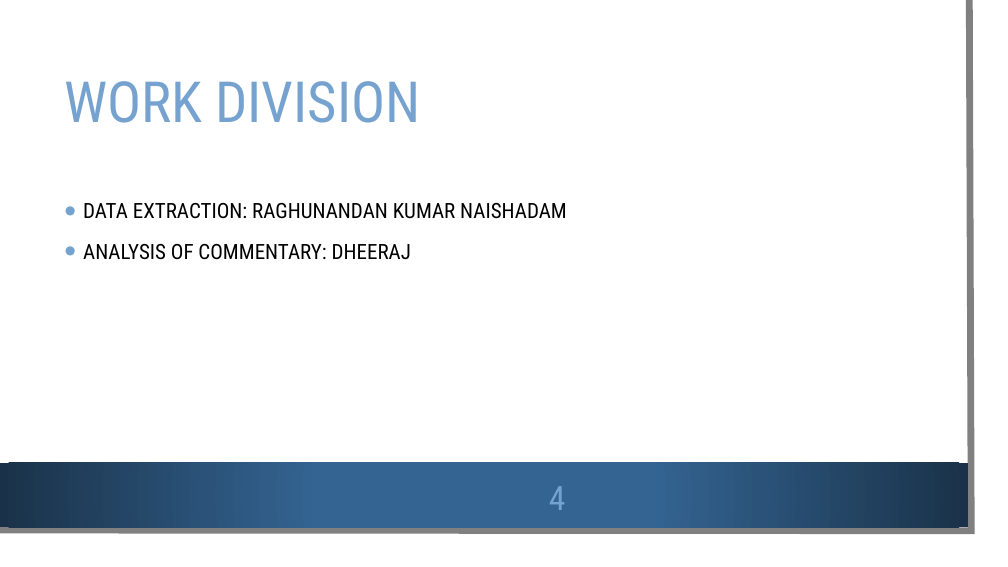
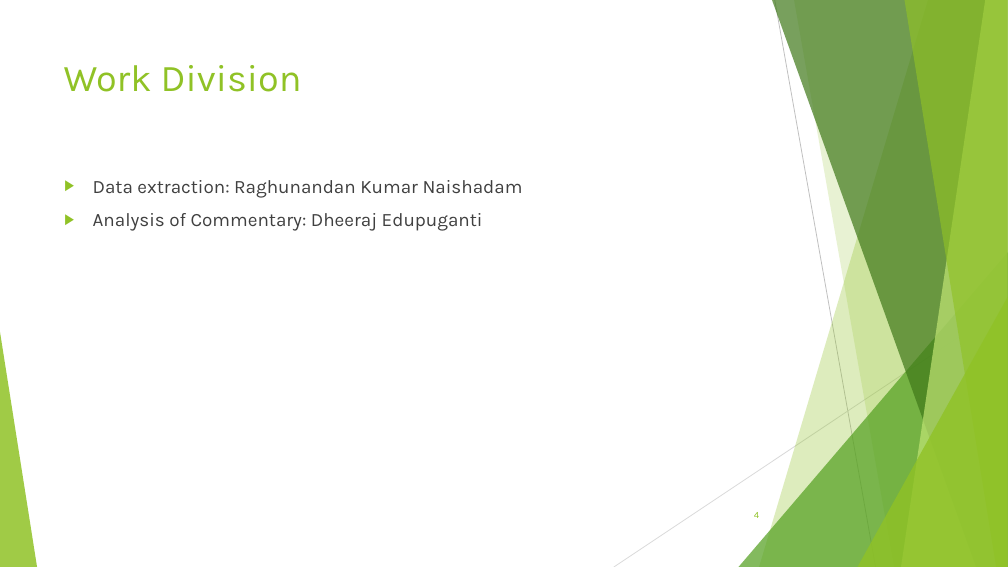
Before and after one commit to Deepthi1003/DataEncoders, a slide deck: slide 4 of Data Encoders.pptx. Drawn at 1008x567 pixels with LibreOffice and Linux fonts; fonts in the diff are those of the drawing; background and template pictures are left out. Boxes give left, top, right and bottom in pixels: in the first picture for what was removed or moved away, otherwise in the second. Text is boxed around its words. In the diff, an @@ line names an element or a change of style, - is before the commit and + after.

Commit message:
Added commentary_analysis.ipynb and Data Encoders.pptx

```diff
--- a/Data Encoders.pptx
+++ b/Data Encoders.pptx
@@ rectangle removed at [0,0,991,550] @@
@@ freeform shape removed at [0,0,972,531] @@
@@ title "Work Division" at [64,65,302,92]: vertical alignment middle to top @@
@@ title at [64,65,302,92]: text changed; size 54 to 36 pt; font Roboto Condensed to Karla; text colour #75A2CE to #90C226 @@
-WORK DIVISION
+Work Division
@@ text "Data extraction: Raghunandan Kumar Naishadam" at [93,180,523,231]: vertical alignment middle to top @@
@@ text at [93,180,523,231]: text changed; size 20 to 18 pt; font Roboto Condensed to Karla; text colour #000000 to #404040 @@
-• DATA EXTRACTION: RAGHUNANDAN KUMAR NAISHADAM
-• ANALYSIS OF COMMENTARY: DHEERAJ
+▶ Data extraction: Raghunandan Kumar Naishadam
+▶ Analysis of Commentary: Dheeraj Edupuganti
@@ group added at [0,0,1008,567]: 5 freeform shapes, 3 triangles, 2 lines @@
@@ rectangle removed at [0,463,968,527] @@
@@ page number: place and size @@
-page number at [549,486,566,510]
+page number at [754,512,759,518]
@@ page number at [754,512,759,518]: size 32 to 9 pt, font Roboto Condensed to Karla, text colour #75A2CE to #90C226; alignment centre to right @@
```
Also in this commit, not shown: 15 other slides changed, 1 other file.
